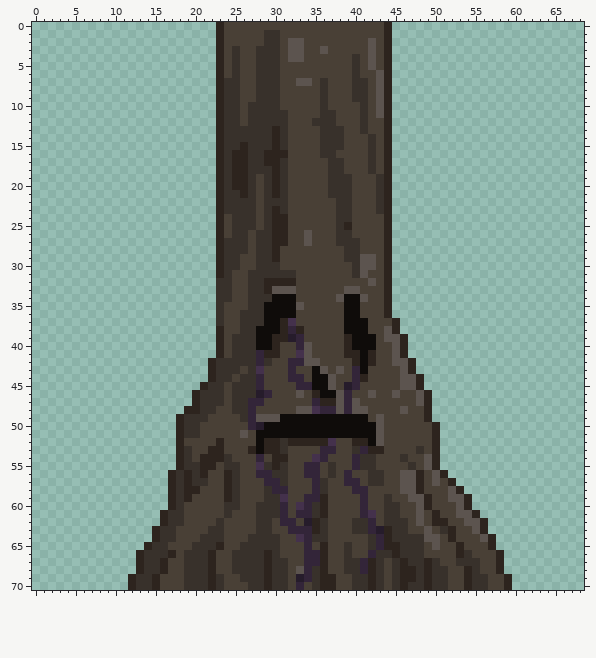
Edited in one commit: sprite sheet (plants/trees/swamp/stem/edelwood/base3.png). Above: the version before the commit.
The file is 69x71 pixels. Colours within 5 levels of each other are drawn and written as one.
After:
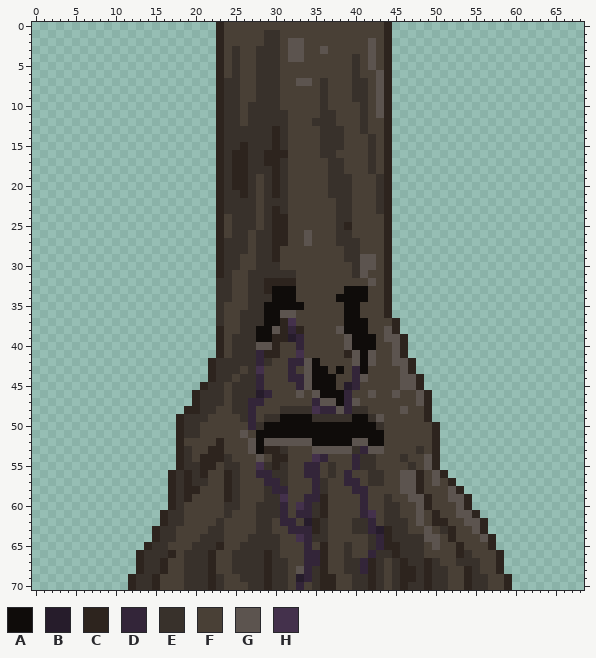
Palette (. is transparent): A #0f0c0a  B #261c2b  C #2d241e  D #332539  E #38312b  F #494036  G #5c544f  H #44314c
Difference:
@@ x 25..45 @@
 32 FFEECCCCFFFFFFFFFGFC.
-33 FFEECGGGFFFFFFGGFFFC.
-34 FFEEEAAAFFFFFGAAGFFC.
-35 FFEEAAAAGFFFFFAAFFFC.
-36 FEEEAAAAFFFFFFAAFFFC.
+33 FFEECAAAFFFFFFAAAFFC.
+34 FFEEEAAAFFFFFAAAAFFC.
+35 FFEEAAAAAFFFFFAAFFFC.
+36 FEEEAAGGFFFFFFAAFFFC.
 37 FEEEAACHFFFFFFAAAFFFC
-38 FEEAAACDCFFFFFAAAFFGC
-39 EEEAACCBDFFFFFCAAAFGG
-40 EEEAACFFDGFFFFCAAAFFG
-41 EEEDCCFFHGFFFFCCACFFG
-42 EEEDEFFDDGGFFFFCACFFG
-43 EFEHFFFDFFAGFGFDAFFFF
-44 FEEDFFFDDFAAGFFDCFFFF
-45 EEEDFFFFDDAAGFBDFFFFF
-46 EEEBDFFFGFCAAGDFFGFFG
-47 EEDDFFFFFFDCCGDGFFFFF
-48 EEDFFFFFGGHDDGDGGFFFF
-49 FEDGGGAAAAAAAAAAAFGFF
-50 FFDBAAAAAAAAAAAAAAGFF
-51 FGFAAAAAAAAAAAAAAAGFF
-52 FFFACCECCCCCHFFCCAGFF
-53 FFCACCEFFFFDDFFEDCCFF
-54 FFFDFCCFFFHDFFFDEEFFF
+38 FEEAAGCDCFFFFGAAAFFGC
+39 EEEAACCBDFFFFFGAAAFGG
+40 EEEGGCFFDFFFFFGAAAFFG
+41 EEEDCCFFHFFFFFCGAGFFG
+42 EEEDEFFDDGAFFFFGAGFFG
+43 EFEHFFFDFGAAFAFDAFFFF
+44 FEEDFFFDDGAAAFFDGFFFF
+45 EEEDFFFFDGAAAFBDFFFFF
+46 EEEBDFFFGFGAAADFFGFFG
+47 EEDDFFFFFFDGGADGFFFFF
+48 EEDFFFEEEEHDDGDEEFFFF
+49 FEDFEEAAAAEEEEEAAEGFF
+50 FFDEAAAAAAAAAAAAAAEFF
+51 FGFAAAAAAAAAAAAAAAAFF
+52 FFGAGGGGGGAAAAAGGAAFF
+53 FFGACCEFFFGGGGGEDGGFF
+54 FFFGFCCFFFHDFFFDEEFFF
 55 EFFHECEFFDDFEFFDEEFFF
Where, in picture pixels (left, top, right, bottom), the same in both pictures:
changed: (248, 286, 384, 462)
